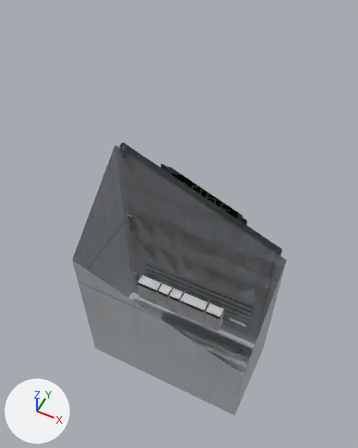
A saved change to the OBJ model src/main/resources/assets/renewables/models/plant_controller/plant_controller.obj.
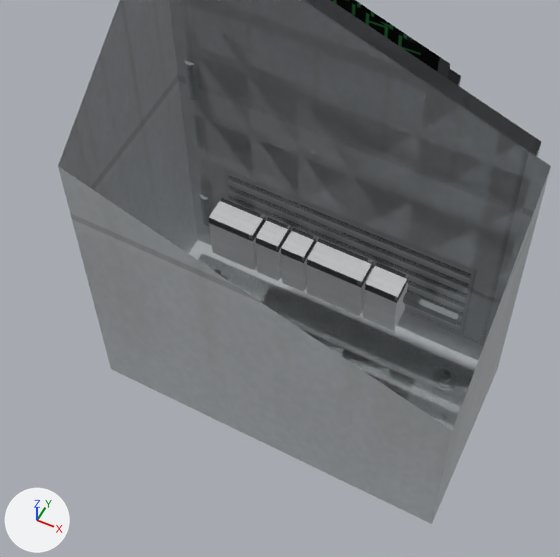
Each version is shown whole from a camera (50 mm lens) standing at (0.567, -1.137, 2.472) and looking at (-0.022, 0.041, 0.999), then close up on the part from 13% to 81% of the width and 42% to 96% of the height. The lights are fixed; the arrows at lower left show +X, +Y and +Z. The first two pictures are the older version. Everything nearer to the camera than a plane just in front of the edit is cut away. Where no turn or scale is listed for an object, it has been applied to the vertices.

Before the edit, the objects in view are built like this:
```python
me_cabinet = bpy.data.meshes.new('cabinet')
me_cabinet.from_pydata(...)  # 16 vertices, 12 faces; spans x -0.42..0.42, y -0.22..0.22, z 0.06..1.32
# faces by material slot: [5, 7]
me_cabinet.materials.append(mat_cabinet)  # picture img_pv_cabinet_png
me_cabinet.materials.append(mat_cabinet_top)  # picture img_pv_cabinet_top_png
me_door = bpy.data.meshes.new('door')
me_door.from_pydata(...)  # 264 vertices, 240 faces; spans x -0.381..0.37, y 0.192..0.252, z 0.11..1.25
# faces by material slot: [6, 96, 6, 6, 30, 30, 60, 6]
me_door.materials.append(mat_cabinet_leaf)  # picture img_pv_cabinet_leaf_png
me_door.materials.append(mat_steel)  # picture img_pv_steel_png
me_door.materials.append(mat_plate)  # picture img_pv_plate_png
me_door.materials.append(mat_display)  # picture img_pv_display_png
me_door.materials.append(mat_lamp_run)  # picture img_lamp_run_png
me_door.materials.append(mat_lamp_remote)  # picture img_lamp_remote_png
me_door.materials.append(mat_lamp_alarm)  # picture img_lamp_alarm_png
me_door.materials.append(mat_vent)  # picture img_pv_vent_png
me_rail = bpy.data.meshes.new('rail')
me_rail.from_pydata(...)  # 48 vertices, 36 faces; spans x -0.3..0.3, y 0.085..0.145, z 0.24..0.38
# faces by material slot: [6, 30]
me_rail.materials.append(mat_steel)  # picture img_pv_steel_png
me_rail.materials.append(mat_instrument)  # picture img_pv_instrument_png
ob_cabinet = bpy.data.objects.new('cabinet', me_cabinet)
ob_cabinet.location = (0.0, 0.0, 0.0)
ob_door = bpy.data.objects.new('door', me_door)
ob_door.location = (0.0, 0.0, 0.0)
ob_rail = bpy.data.objects.new('rail', me_rail)
ob_rail.location = (0.0, 0.0, 0.0)
# also in view: 'plinth' at (0.0, 0.0, 0.042); 'glands' at (0.0, 0.0, 0.037)
```
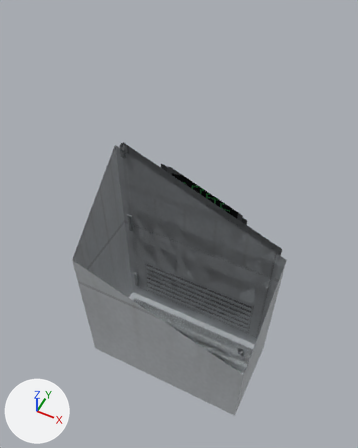
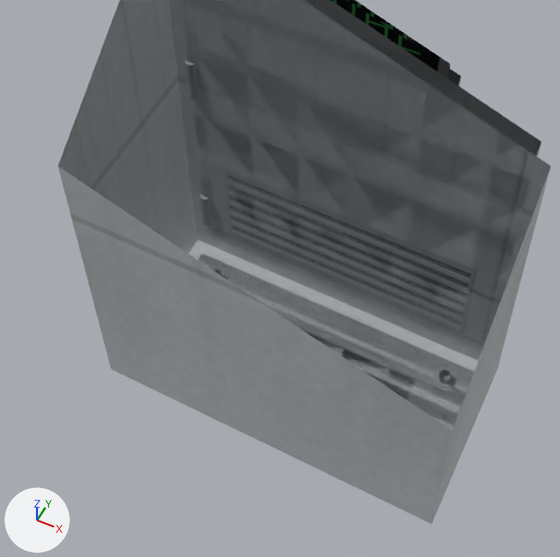
Commit message: fix(plant_controller): no DIN rail drawn inside a shut cabinet

Pixel boxes [x1, y1, x2, y2] of what changed, in the close-ups (560 x 557 px):
'rail', deleted
    before: [209, 198, 459, 331]
    faces in mat_instrument (picture img_pv_instrument_png): [209, 198, 409, 331]
    faces in mat_steel (picture img_pv_steel_png): [403, 292, 459, 325]

The change, as a diff of the scene's bpy script:
```diff
--- a/src/main/resources/assets/renewables/models/plant_controller/plant_controller.obj.py
+++ b/src/main/resources/assets/renewables/models/plant_controller/plant_controller.obj.py
@@ ob_rail @@
-ob_rail = bpy.data.objects.new('rail', me_rail)
-ob_rail.location = (0.0, 0.0, 0.0)
```
